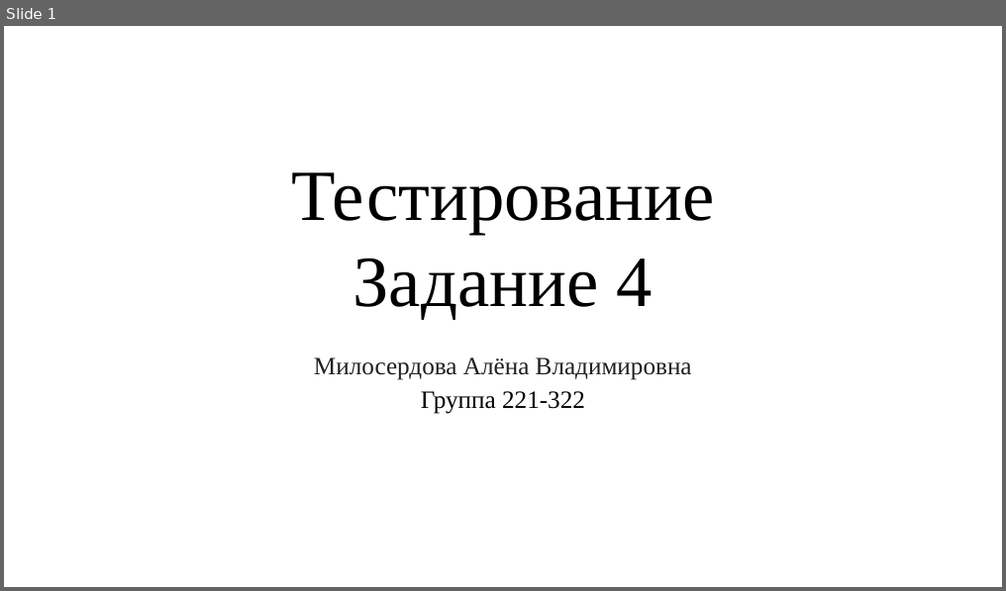
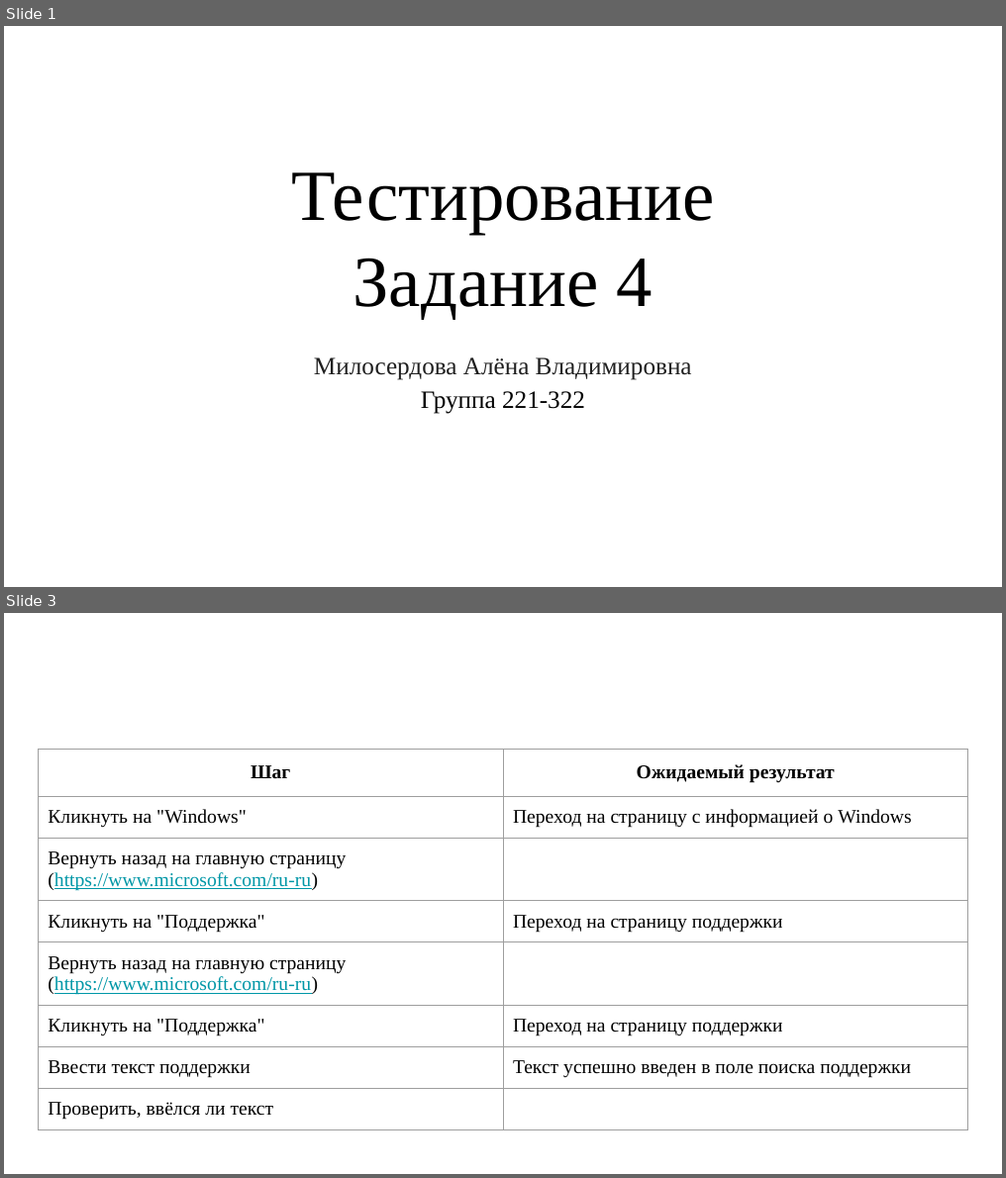
Before and after one commit to MiloserdovaAlena/Test, a slide deck: тестирование.pptx. Shown one above the other, each under a label of ours: slide 1 before the commit, slides 1 and 3 after it; the slides between them are not shown. The pictures are 1006x591 and 1006x1178 pixels, drawn with LibreOffice and Linux fonts; fonts in the diff are those of the drawing. Boxes give left, top, right and bottom in pixels: in the first picture for what was removed or moved away, otherwise in the second. Text is boxed around its words. In the diff, an @@ line names an element or a change of style, - is before the commit and + after.

```diff
--- a/тестирование.pptx
+++ b/тестирование.pptx
@@ slide 3 added at <box>4,613,1002,1174</box>, background #FFFFFF @@
@@ table added at <box>38,749,968,1146</box>, 8 rows, 2 columns @@
+Шаг | Ожидаемый результат
+Кликнуть на "Windows" | Переход на страницу с информацией о Windows
+Вернуть назад на главную страницу (https://www.microsoft.com/ru-ru) | 
+Кликнуть на "Поддержка" | Переход на страницу поддержки
+Вернуть назад на главную страницу (https://www.microsoft.com/ru-ru) | 
+Кликнуть на "Поддержка" | Переход на страницу поддержки
+Ввести текст поддержки | Текст успешно введен в поле поиска поддержки
+Проверить, ввёлся ли текст | 
```
Also in this commit, not shown: 1 slide changed, 3 other files.
